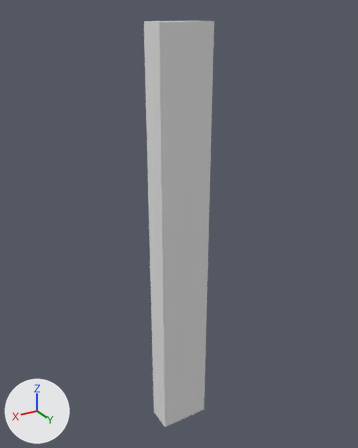
Before and after pictures for a commit that changed the FBX model Flappy/Assets/_Game/Mesh/SkyScraperModule02.fbx.
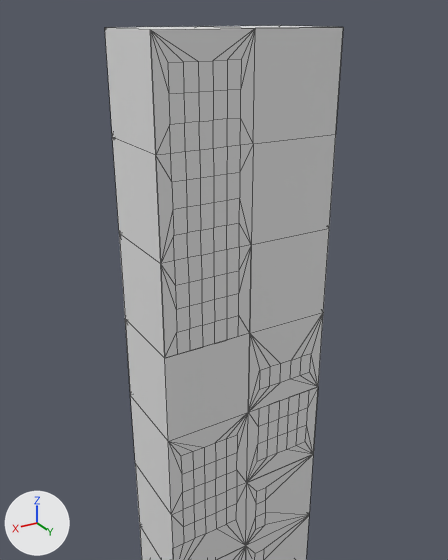
Old and new are each drawn whole from a 50 mm lens placed at (4.9, 14.97, 4.3), pointed at (-4.03, 0.08, -3.14) and again close up from a 50 mm lens placed at (-0.61, 5.77, 4.12), pointed at (-3.62, 0.75, 1.61). Arrows for +X, +Y and +Z are at lower left; the lights stay in place. The close-ups show mesh edges as thin lines. Where no turn or scale is listed for an object, it has been applied to the vertices. Vertices at the same position are counted once.

Script lines for the objects in view, before the commit:
```python
mat_glass = principled_material('Glass')
mat_glass.base_color = (0.8, 0.8, 0.8)  # white #e7e7e7
me_plane_282 = bpy.data.meshes.new('Plane.282')
me_plane_282.from_pydata(...)  # 1065 vertices, 988 faces; spans x -0.9..1.1, y -0.1..0.9, z -12.1..3.9
# faces by material slot: [796, 192]
me_plane_282.materials.append(mat_walls)  # white #e7e7e7
me_plane_282.materials.append(mat_glass)  # white #e7e7e7
ob_skyscraper_002 = bpy.data.objects.new('Skyscraper.002', me_plane_282)
ob_skyscraper_002.location = (-3.95, 0.02, 0.11)
```
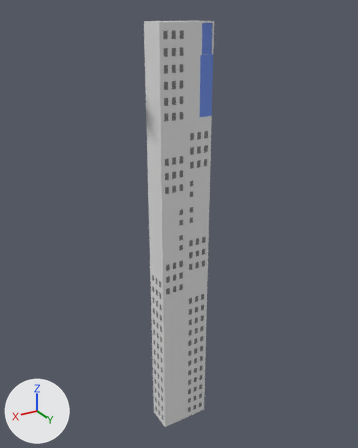
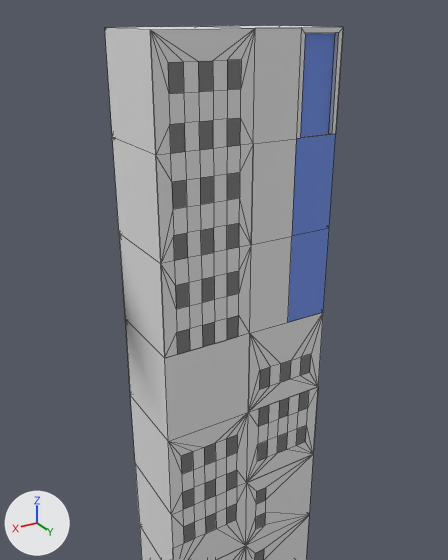
The newer file is also turned or shifted as a whole; pictures and numbers use the older file's frame.

The change, as a diff of the scene's bpy script:
```diff
--- a/Flappy/Assets/_Game/Mesh/SkyScraperModule02.fbx.py
+++ b/Flappy/Assets/_Game/Mesh/SkyScraperModule02.fbx.py
@@ mat_glass @@
 mat_glass = principled_material('Glass')
-mat_glass.base_color = (0.8, 0.8, 0.8)  # white #e7e7e7
+mat_glass.base_color = (0.19, 0.19, 0.19)  # grey #797979
@@ mat_wallcolor @@
+mat_wallcolor = principled_material('WallColor')
+mat_wallcolor.base_color = (0.16, 0.276, 0.8)  # blue #6f8fe7
+mat_wallcolor.roughness = 0.69
@@ me_plane_282 @@
 # used by ob_skyscraper_002; location = (-3.95, 0.02, 0.11)
-me_plane_282.from_pydata(...)  # 1065 vertices, 988 faces; spans x -0.9..1.1, y -0.1..0.9, z -12.1..3.9
+me_plane_282.from_pydata(...)  # 1072 vertices, 998 faces; spans x -0.9..1.1, y -0.1..0.9, z -12.1..3.9
+# me_plane_282 part 1: 3 vertices removed from x 0.1..1.1, y -0.1, z 0.9; 13 vertices added at x -0.8..-0.4, y 0.8..0.9, z 0.9..3.9
 me_plane_282.materials.append(mat_walls)
 me_plane_282.materials.append(mat_glass)
+me_plane_282.materials.append(mat_wallcolor)  # blue #6f8fe7
```

Where the change shows, as pixel boxes (x1, y1, x2, y2) in the close-ups (448 x 560 px):
'Skyscraper.002', recoloured, reshaped
    both: (105, 26, 343, 560)
part 1 of me_plane_282, built on
    before: (119, 234, 168, 440)
    after: (250, 27, 343, 333)
